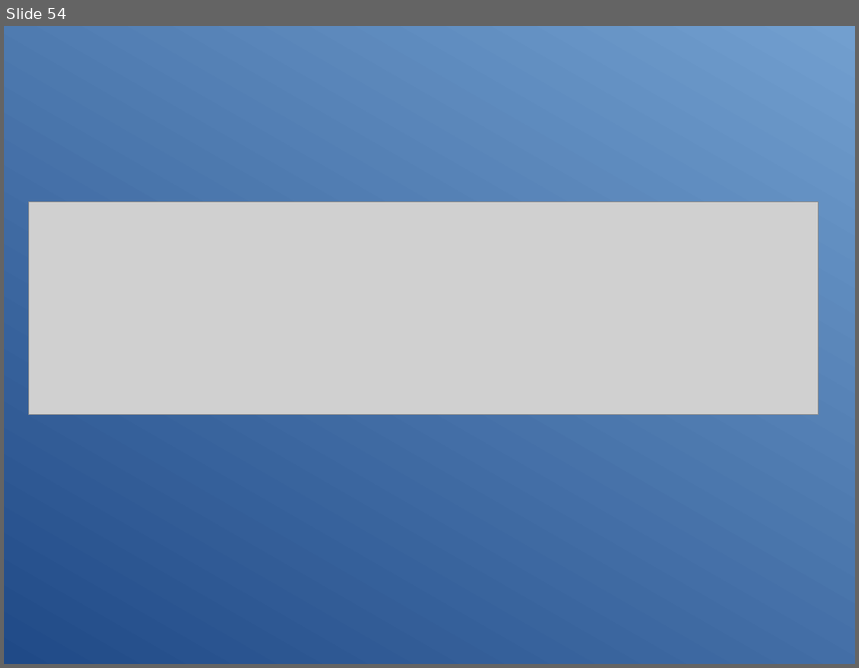
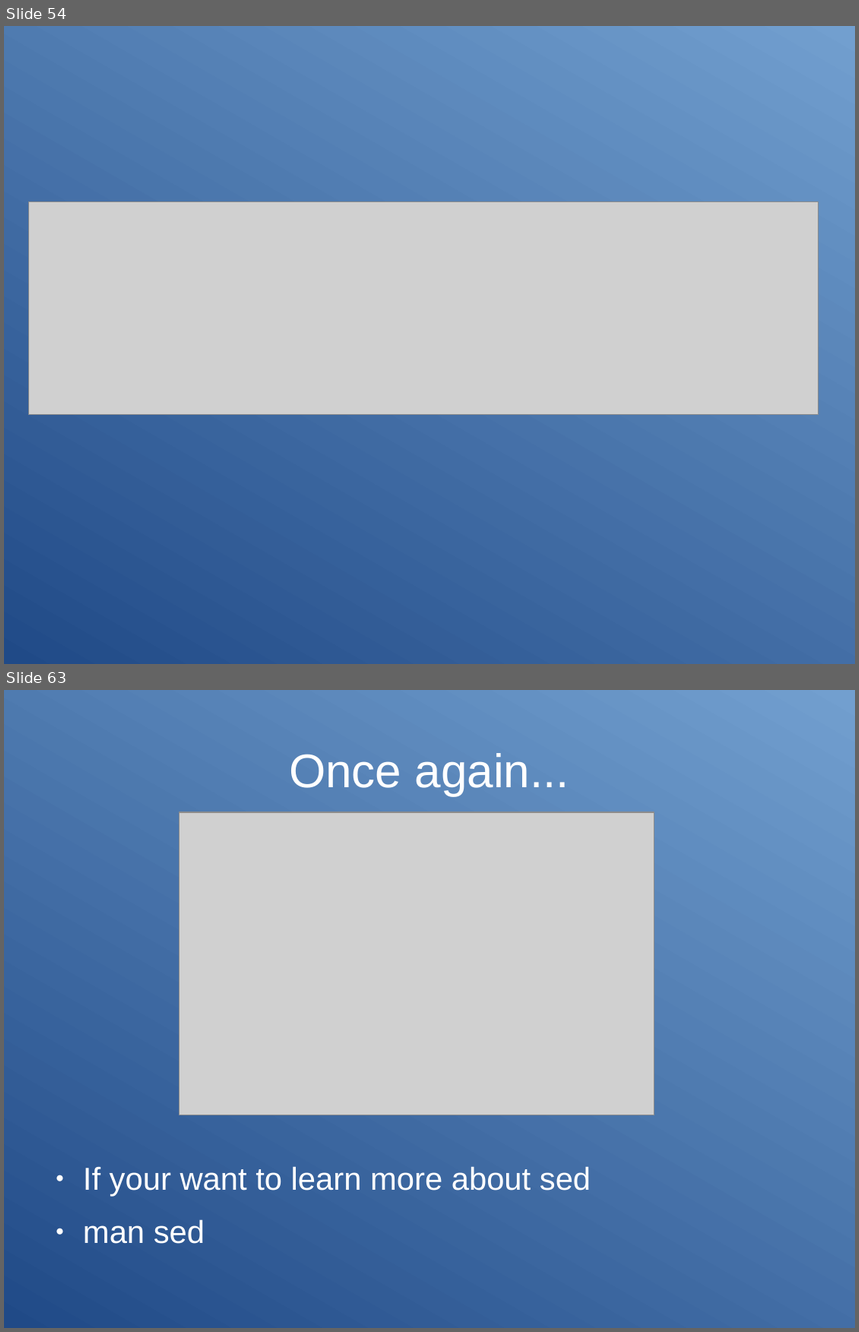
Before and after one commit to Clibre/An-introduction-to-bash, a slide deck: presentation.odp. Shown one above the other, each under a label of ours: slide 54 before the commit, slides 54 and 63 after it; the slides between them are not shown. The pictures are 859x668 and 859x1332 pixels, drawn with LibreOffice and Linux fonts; fonts in the diff are those of the drawing; grey boxes stand for pictures. Boxes give left, top, right and bottom in pixels: in the first picture for what was removed or moved away, otherwise in the second. Text is boxed around its words. In the diff, an @@ line names an element or a change of style, - is before the commit and + after.

```diff
--- a/presentation.odp
+++ b/presentation.odp
@@ slide 63 added at <box>4,690,855,1328</box>, background gradient #204A87 to #729FCF @@
@@ title added at <box>289,753,569,796</box>, 44 pt, text #FFFFFF @@
+Once again...
@@ picture added at <box>180,813,655,1116</box> @@
@@ text added at <box>83,1167,591,1244</box>, 29.6 pt, text #FFFFFF @@
+● If your want to learn more about sed
+● man sed
```
Also in this commit, not shown: 2 slides changed, 6 other slides added, 5 other files.
